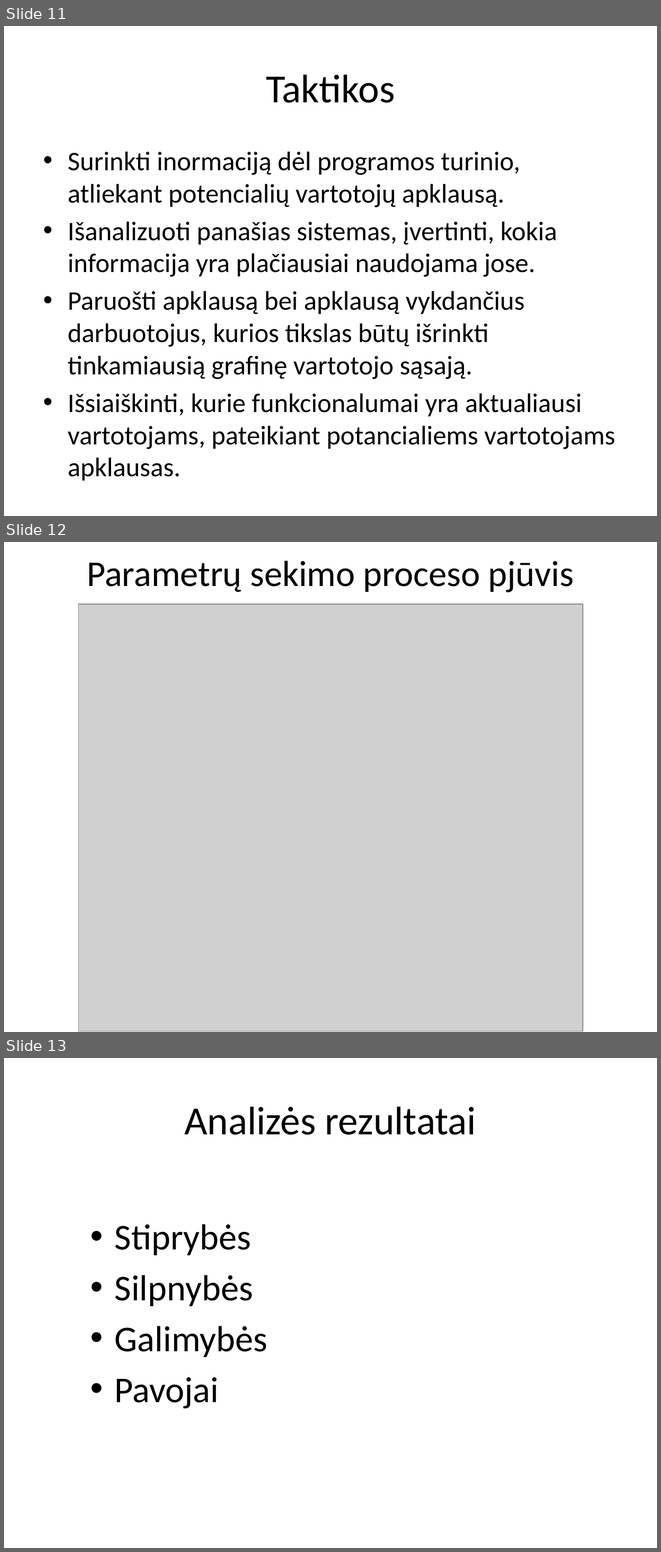
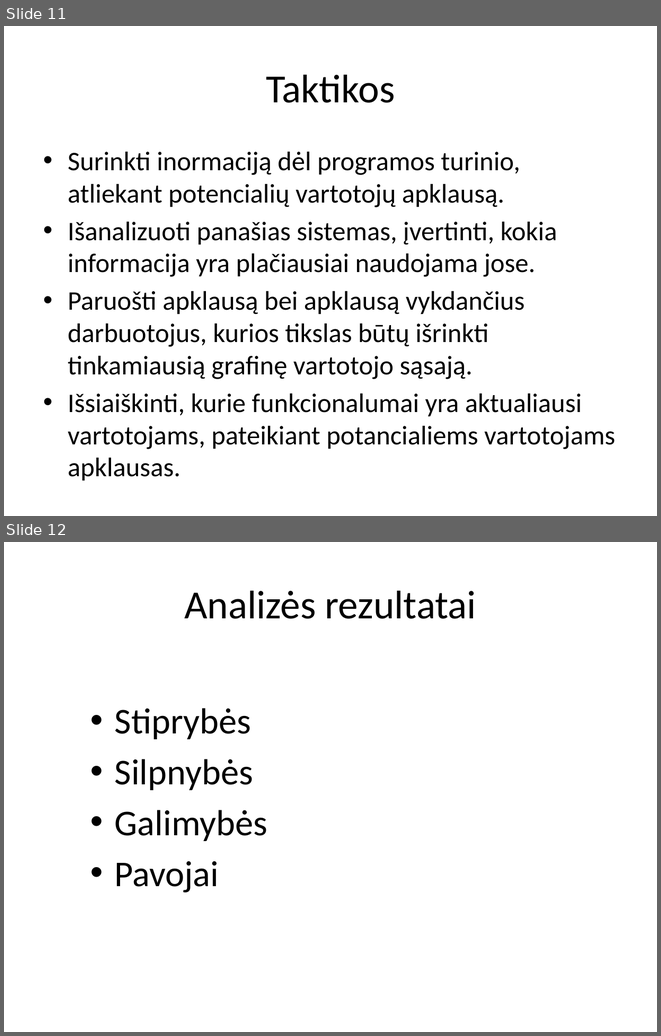
Before and after one commit to macro161/autoukis, a slide deck: Latex/Automatinė-ūkio-valdymo-sistema-III.pptx. Shown one above the other, each under a label of ours: slides 11, 12 and 13 before the commit, slides 11 and 12 after it. The pictures are 661x1552 and 661x1036 pixels, drawn with LibreOffice and Linux fonts; fonts in the diff are those of the drawing; grey boxes stand for pictures. Boxes give left, top, right and bottom in pixels: in the first picture for what was removed or moved away, otherwise in the second. Text is boxed around its words. In the diff, an @@ line names an element or a change of style, - is before the commit and + after.

```diff
--- a/Latex/Automatinė-ūkio-valdymo-sistema-III.pptx
+++ b/Latex/Automatinė-ūkio-valdymo-sistema-III.pptx
@@ slide 12 removed at [4, 542, 657, 1032], background #FFFFFF @@
@@ title removed at [87, 561, 574, 592] @@
-Parametrų sekimo proceso pjūvis
@@ picture removed at [78, 604, 583, 1031] @@
@@ what was slide 13 is now slide 12 @@
```
Also in this commit, not shown: 1 slide changed, 2 other slides removed.
